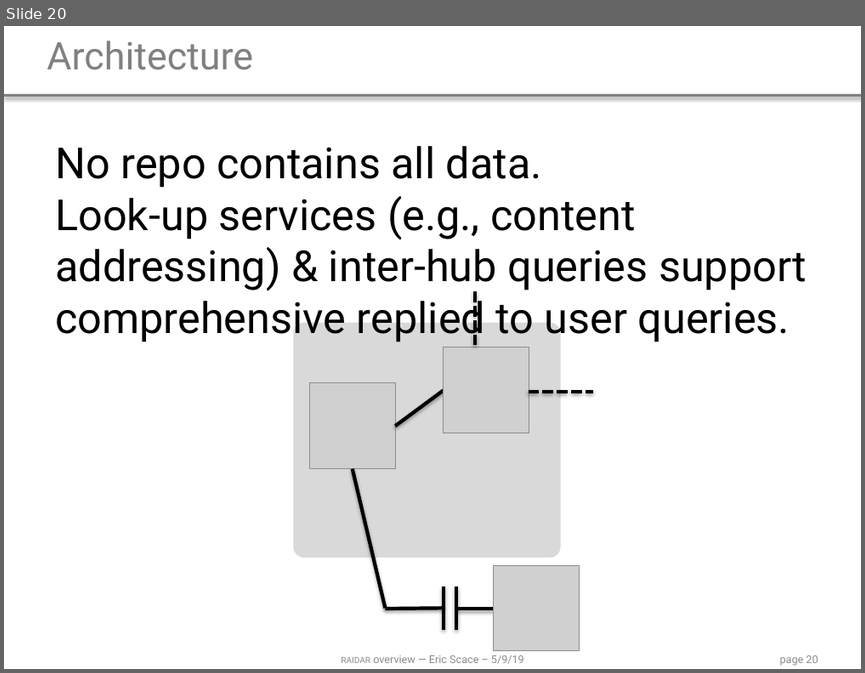
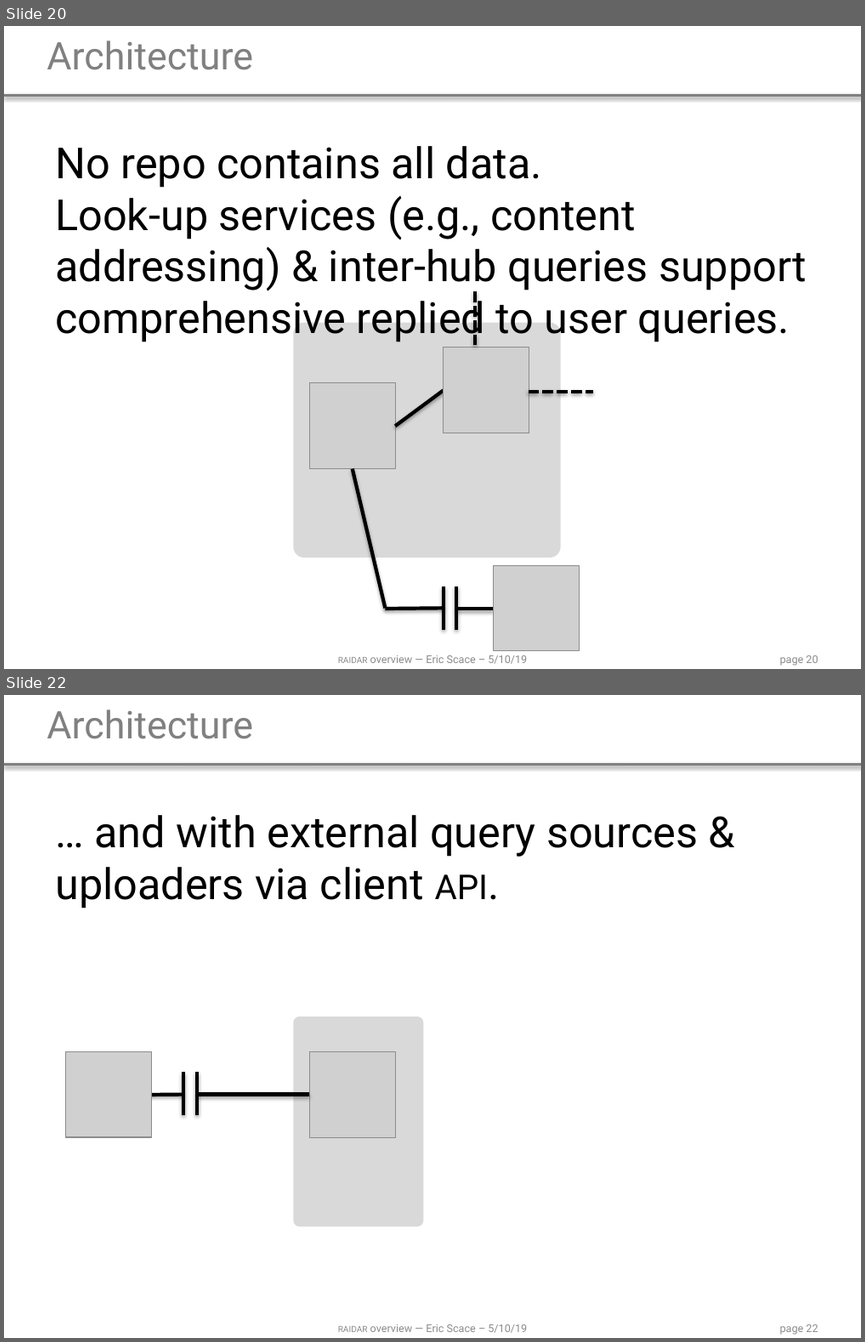
Before and after one commit to ldnovak/RAIDAR, a slide deck: docs/2019 05 10 presentation/2019 05 10 overview.pptx. Shown one above the other, each under a label of ours: slide 20 before the commit, slides 20 and 22 after it; the slides between them are not shown. The pictures are 865x673 and 865x1342 pixels, drawn with LibreOffice and Linux fonts; fonts in the diff are those of the drawing; grey boxes stand for pictures. Boxes give left, top, right and bottom in pixels: in the first picture for what was removed or moved away, otherwise in the second. Text is boxed around its words. In the diff, an @@ line names an element or a change of style, - is before the commit and + after.

```diff
--- a/docs/2019 05 10 presentation/2019 05 10 overview.pptx
+++ b/docs/2019 05 10 presentation/2019 05 10 overview.pptx
@@ slide 22 added at [4,695,861,1338], background #FFFFFF; not listed: 3 template elements that a slide beside it also shows @@
@@ title added at [46,709,253,739], 32 pt, text #808080 @@
+Architecture
@@ text added at [55,815,698,908], 36 pt, text #000000 @@
+… and with external query sources & uploaders via client api.
@@ rounded rectangle added at [294,1016,424,1226], fill #D9D9D9 @@
@@ picture added at [66,1051,151,1137] @@
@@ picture added at [310,1052,396,1138] @@
@@ group added at [123,1072,310,1115]: 4 lines @@
@@ slide 20 changed as well @@
@@ text at [338,655,527,664]: text changed @@
-raidar overview — Eric Scace – 5/9/19
+raidar overview — Eric Scace – 5/10/19
```
Also in this commit, not shown: 25 other slides changed, 1 other slide added, 1 other file.
